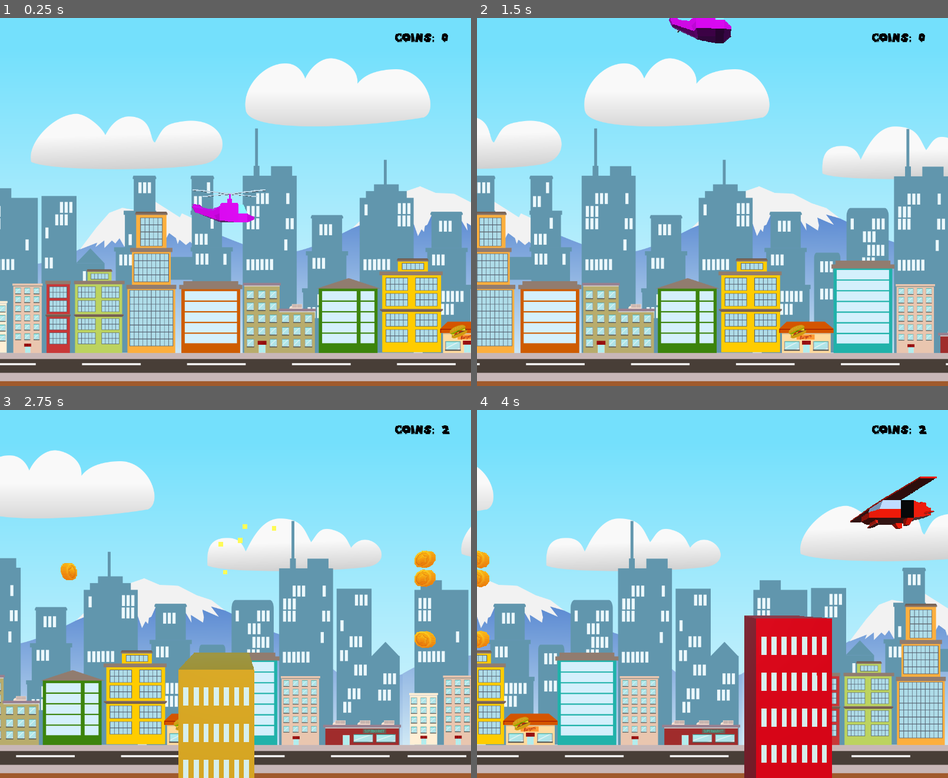
Above: before the commit, frames 1-4 (two rows, left to right).
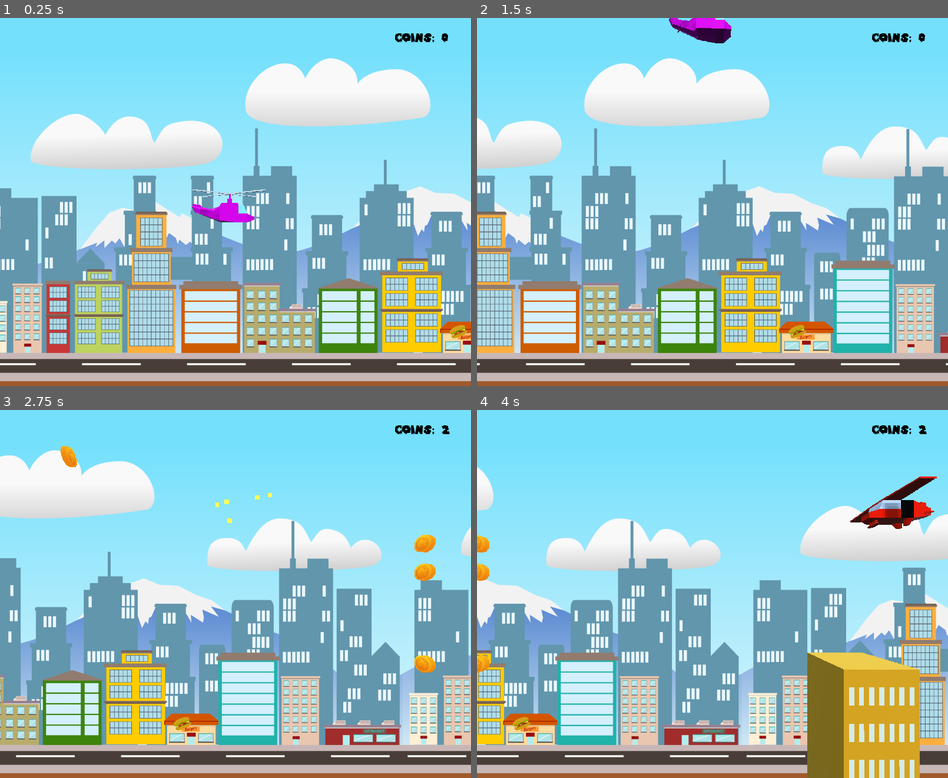
Above: after the commit, the same moments.

Repository: yeoji/games50-godot
Game: Godot game, scene res://Background/Background.tscn
The game is run twice, just before and just after one commit, with the same random seed, the same clock (stepped at 60 frames per second) and the same inputs.
Inputs:
- Up to frame 1 (0.25 s): no input
- Up to frame 2 (1.5 s): hold Up (ui_up) 0.53-1.28 s; hold Down (ui_down) from 1.28 s (still down)
- Up to frame 3 (2.75 s): release Down (ui_down) at 2.03 s; hold Up (ui_up) from 2.03 s (still down)
- Up to frame 4 (4 s): release Up (ui_up) at 3.53 s; hold Down (ui_down) from 3.53 s (still down)

The runs differ from the first frame. In frame 1, less than 0.1% of the frame differs, in the area x 40-47%, y 50-56%; in frame 2, less than 0.1%; in frame 3, 6.4%; in frame 4, 15%, in the area x 0-95%, y 19-100%.

Commit message:
Added shadows

Diff:
--- a/Helicopter 3D/Game/Game.tscn
+++ b/Helicopter 3D/Game/Game.tscn
@@ -17,8 +17,9 @@
 size = 31.67
 
 [node name="DirectionalLight" type="DirectionalLight" parent="."]
-transform = Transform( 1, 0, 0, 0, 1, 0, 0, 0, 1, 0.0499172, 14.7954, 36.4798 )
-light_energy = 0.4
+transform = Transform( 1, 0, 0, 0, 0.784441, 0.620204, 0, -0.620204, 0.784441, 0.0499172, 19.8124, 14.4576 )
+light_energy = 0.5
+shadow_enabled = true
 
 [node name="Helicopter" parent="." instance=ExtResource( 1 )]
 transform = Transform( -8.14603e-08, 0, 0.5, 0, 0.5, 0, -0.5, 0, -8.14603e-08, 0, 8.59532, 0 )
@@ -36,13 +37,15 @@
 paths = [ "res://Game/GreenSkyscraper.tscn", "res://Game/YellowSkyscraper.tscn", "res://Game/RedSkyscraper.tscn" ]
 min_y = -7.0
 max_y = -2.0
+min_spawn_interval = 2000
+max_spawn_interval = 4000
 
 [node name="CoinSpawner" type="Node" parent="."]
 script = ExtResource( 4 )
 paths = [ "res://Game/Coin.tscn" ]
 copies_of_each = 10
-min_y = 5.0
-max_y = 15.0
+min_y = 3.0
+max_y = 18.0
 max_spawn_interval = 3000
 max_instance_per_interval = 3
 
